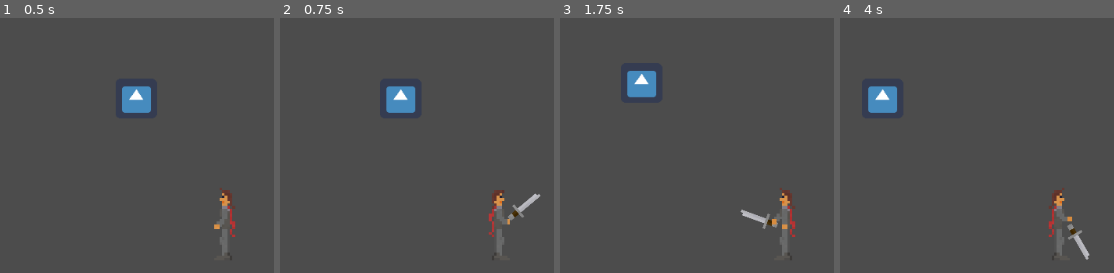
Above: before the commit, frames 1-4 (left to right).
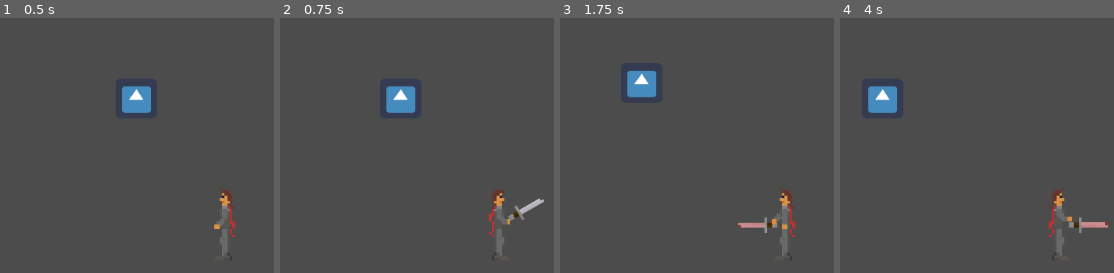
Above: after the commit, the same moments.

Repository: Flying-Octopus-Team/New-Lands
Game: Godot game, scene res://Hub/Hub.tscn
Same seed, same stepped clock (60 frames per second), same inputs: the game is played once before the commit and once after it. The engine's default icon, where the game draws it, is replaced by a stand-in: a white triangle on a blue panel in a dark square.
Inputs (mouse positions are in pixels of both pictures, inside the frame that each line leads up to):
- Up to frame 1 (0.5 s): no input
- Up to frame 2 (0.75 s): tap Enter (ui_accept) at 0.5 s; move the mouse to (outside the picture) at 0.52 s; hold Right (ui_right) from 0.53 s (still down); click (outside the picture) at 0.6 s
- Up to frame 3 (1.75 s): tap Enter (ui_accept) at 0.77, 1.52 s; move the mouse to (623, 242) at 1.27 s; release Right (ui_right) at 1.28 s; hold Down (ui_down) from 1.28 s (still down); click (623, 242) at 1.35 s
- Up to frame 4 (4 s): move the mouse to (outside the picture) at 2.02 s; release Down (ui_down) at 2.03 s; hold Right (ui_right) 2.03-2.78 s; click (outside the picture) at 2.1 s; move the mouse to (outside the picture) at 2.77 s; hold Up (ui_up) 2.78-3.53 s; click (outside the picture) at 2.85 s; tap Enter (ui_accept) at 3.02, 3.77 s; move the mouse to (outside the picture) at 3.52 s; hold Left (ui_left) from 3.53 s (still down); click (outside the picture) at 3.6 s

Frame 1 is identical in both runs. In frame 2, 0.4% of the frame differs, in the area x 83-97%, y 68-80%; in frame 3, 0.5%; in frame 4, 0.7%, in the area x 82-98%, y 78-95%.

Commit message:
Improved sword attack animations

Diff:
--- a/Entities/Player/Player.tscn
+++ b/Entities/Player/Player.tscn
@@ -1,12 +1,13 @@
-[gd_scene load_steps=42 format=2]
+[gd_scene load_steps=43 format=2]
 
 [ext_resource path="res://Entities/Player/Player.gd" type="Script" id=1]
 [ext_resource path="res://Entities/Player/graphics/player_spritesheet.png" type="Texture" id=2]
+[ext_resource path="res://Items/Weapons/shared/Weapon.gd" type="Script" id=3]
 [ext_resource path="res://Items/Weapons/Swords/BaseSword.tscn" type="PackedScene" id=4]
 [ext_resource path="res://Entities/shared/HitboxArea.tscn" type="PackedScene" id=5]
 
 [sub_resource type="RectangleShape2D" id=1]
-extents = Vector2( 45.7888, 77.5266 )
+extents = Vector2( 45.7888, 59.2377 )
 
 [sub_resource type="Animation" id=2]
 resource_name = "AttackDown"
@@ -312,20 +313,20 @@
 [sub_resource type="AnimationNodeStateMachinePlayback" id=36]
 
 [sub_resource type="RectangleShape2D" id=37]
-extents = Vector2( 47.8941, 111.211 )
+extents = Vector2( 39.4588, 132.708 )
 
 [node name="Player" type="KinematicBody2D"]
 script = ExtResource( 1 )
 movement_speed = 900
 
 [node name="Weapon" parent="." instance=ExtResource( 4 )]
-visible = false
 position = Vector2( 43.6448, 30.6826 )
 rotation = 0.0
-z_index = 1
+z_index = 0
+script = ExtResource( 3 )
 
 [node name="CollisionShape2D" type="CollisionShape2D" parent="."]
-position = Vector2( 3.1579, 82.1051 )
+position = Vector2( 4.78693, 99.2097 )
 shape = SubResource( 1 )
 
 [node name="Sprite" type="Sprite" parent="."]
@@ -354,7 +355,7 @@
 anim_player = NodePath("../AnimationPlayer")
 active = true
 parameters/playback = SubResource( 36 )
-parameters/Attack/blend_position = Vector2( -0.0017271, -0.0520232 )
+parameters/Attack/blend_position = Vector2( 0.25429, 0.0948277 )
 parameters/Moving/blend_position = Vector2( 0, 0 )
 parameters/Standing/blend_position = Vector2( 0, 0 )
 
@@ -365,7 +366,7 @@
 [node name="HitboxArea" parent="." instance=ExtResource( 5 )]
 
 [node name="CollisionShape2D" parent="HitboxArea" index="0"]
-position = Vector2( 5.26312, 47.3683 )
+position = Vector2( 5.26312, 23.7477 )
 shape = SubResource( 37 )
 
 [editable path="HitboxArea"]
--- a/Items/Weapons/Swords/shared/Sword.tscn
+++ b/Items/Weapons/Swords/shared/Sword.tscn
@@ -28,7 +28,7 @@
 "times": PoolRealArray( 0, 0.1, 0.2, 0.3, 0.4 ),
 "transitions": PoolRealArray( 1, 1, 1, 1, 1 ),
 "update": 0,
-"values": [ 110.0, 50.0, 150.0, 180.0, 230.0 ]
+"values": [ 110.0, 60.0, 30.0, 110.0, 250.0 ]
 }
 tracks/2/type = "value"
 tracks/2/path = NodePath(".:visible")
@@ -65,6 +65,18 @@
 "transitions": PoolRealArray( 1, 1 ),
 "update": 1,
 "values": [ false, true ]
+}
+tracks/5/type = "value"
+tracks/5/path = NodePath("Sprite/ColorRect:visible")
+tracks/5/interp = 1
+tracks/5/loop_wrap = true
+tracks/5/imported = false
+tracks/5/enabled = true
+tracks/5/keys = {
+"times": PoolRealArray( 0.3, 0.5 ),
+"transitions": PoolRealArray( 1, 1 ),
+"update": 1,
+"values": [ true, false ]
 }
 
 [sub_resource type="Animation" id=2]
@@ -93,7 +105,7 @@
 "times": PoolRealArray( 0, 0.1, 0.2, 0.3, 0.4 ),
 "transitions": PoolRealArray( 1, 1, 1, 1, 1 ),
 "update": 0,
-"values": [ -20.0, -50.0, -180.0, -90.0, -50.0 ]
+"values": [ -20.0, -50.0, -110.0, -170.0, -10.0 ]
 }
 tracks/2/type = "value"
 tracks/2/path = NodePath(".:visible")
@@ -130,6 +142,18 @@
 "transitions": PoolRealArray( 1, 1 ),
 "update": 1,
 "values": [ false, true ]
+}
+tracks/5/type = "value"
+tracks/5/path = NodePath("Sprite/ColorRect:visible")
+tracks/5/interp = 1
+tracks/5/loop_wrap = true
+tracks/5/imported = false
+tracks/5/enabled = true
+tracks/5/keys = {
+"times": PoolRealArray( 0.3, 0.5 ),
+"transitions": PoolRealArray( 1, 1 ),
+"update": 1,
+"values": [ true, false ]
 }
 
 [sub_resource type="Animation" id=3]
@@ -158,7 +182,7 @@
 "times": PoolRealArray( 0, 0.1, 0.2, 0.3, 0.4 ),
 "transitions": PoolRealArray( 1, 1, 1, 1, 1 ),
 "update": 0,
-"values": [ 0.0, 50.0, 120.0, 140.0, 160.0 ]
+"values": [ 120.0, 60.0, 30.0, 10.0, 170.0 ]
 }
 tracks/2/type = "value"
 tracks/2/path = NodePath(".:visible")
@@ -195,6 +219,18 @@
 "transitions": PoolRealArray( 1, 1 ),
 "update": 1,
 "values": [ false, true ]
+}
+tracks/5/type = "value"
+tracks/5/path = NodePath("Sprite/ColorRect:visible")
+tracks/5/interp = 1
+tracks/5/loop_wrap = true
+tracks/5/imported = false
+tracks/5/enabled = true
+tracks/5/keys = {
+"times": PoolRealArray( 0.3, 0.5 ),
+"transitions": PoolRealArray( 1, 1 ),
+"update": 1,
+"values": [ true, false ]
 }
 
 [sub_resource type="Animation" id=4]
@@ -223,7 +259,7 @@
 "times": PoolRealArray( 0, 0.1, 0.2, 0.3, 0.4 ),
 "transitions": PoolRealArray( 1, 1, 1, 1, 1 ),
 "update": 0,
-"values": [ 20.0, 0.0, -40.0, -90.0, 90.0 ]
+"values": [ 20.0, 0.0, -40.0, -80.0, 80.0 ]
 }
 tracks/2/type = "value"
 tracks/2/path = NodePath(".:visible")
@@ -261,6 +297,18 @@
 "update": 1,
 "values": [ false, true ]
 }
+tracks/5/type = "value"
+tracks/5/path = NodePath("Sprite/ColorRect:visible")
+tracks/5/interp = 1
+tracks/5/loop_wrap = true
+tracks/5/imported = false
+tracks/5/enabled = true
+tracks/5/keys = {
+"times": PoolRealArray( 0.3, 0.5 ),
+"transitions": PoolRealArray( 1, 1 ),
+"update": 1,
+"values": [ true, false ]
+}
 
 [sub_resource type="AnimationNodeAnimation" id=5]
 animation = "SwordAttackDown"
@@ -294,7 +342,7 @@
 
 [sub_resource type="AnimationNodeStateMachine" id=13]
 states/Attack/node = SubResource( 9 )
-states/Attack/position = Vector2( 579, 99 )
+states/Attack/position = Vector2( 581, 99 )
 states/Nothing/node = SubResource( 10 )
 states/Nothing/position = Vector2( 383, 99 )
 transitions = [ "Nothing", "Attack", SubResource( 11 ), "Attack", "Nothing", SubResource( 12 ) ]
@@ -303,7 +351,10 @@
 [sub_resource type="AnimationNodeStateMachinePlayback" id=14]
 
 [node name="Sword" instance=ExtResource( 1 )]
-position = Vector2( 29.2, 19.853 )
+visible = false
+position = Vector2( -31.263, 38.8 )
+rotation = 4.36332
+z_index = 1
 
 [node name="AnimationPlayer" parent="." index="0"]
 anims/SwordAttackDown = SubResource( 1 )
@@ -314,9 +365,22 @@
 [node name="Sprite" parent="." index="1"]
 position = Vector2( -1.29422, -68.4031 )
 
+[node name="ColorRect" type="ColorRect" parent="Sprite" index="0"]
+visible = false
+anchor_left = 0.5
+anchor_right = 0.5
+margin_left = -90.0
+margin_top = -80.0
+margin_right = -70.0
+margin_bottom = 20.0
+color = Color( 1, 0, 0, 0.25098 )
+__meta__ = {
+"_edit_use_anchors_": false
+}
+
 [node name="CollisionShape2D" parent="." index="2"]
+visible = false
 position = Vector2( -0.630249, -76.2602 )
-disabled = false
 
 [node name="AnimationTree" type="AnimationTree" parent="." index="3"]
 tree_root = SubResource( 13 )
